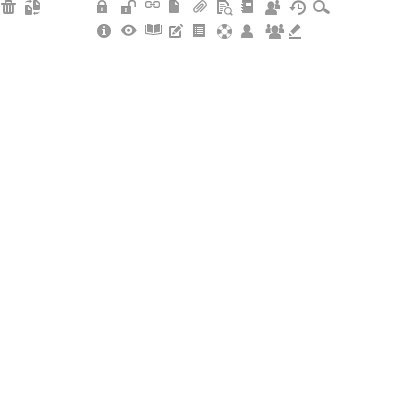
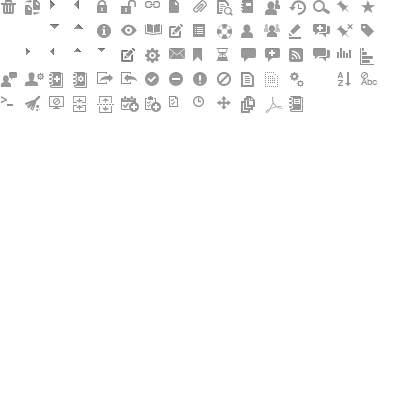
Revision of a layered 400px x 400px image; what changed, layer by layer:
added layer "Note Book copy 2" in group "group" over [289, 96, 303, 112]
painted on "Shape 145 copy 2" (1st of 2, in "group") over [266, 25, 281, 39]
added layer "unstick" above "stick" over [336, 24, 353, 38]
added layer "create forum" above "forum" over [313, 24, 330, 38]
added layer "forum" above "RSS" over [313, 48, 330, 62]
added layer "create topic" above "topic" over [265, 48, 280, 62]
added layer "topic" above "pending" over [241, 48, 256, 62]
added layer "setting" above "edit" over [145, 48, 160, 63]
added layer "add category" above "admin" over [49, 72, 63, 88]
added layer "admin" above "Shape 147" over [24, 72, 44, 86]
added layer "Shape 147" above "Shape 122" over [265, 96, 283, 113]
added layer "Shape 122" above "Shape 180" over [241, 96, 255, 113]
added layer "Shape 180" above "Shape 179 copy 4" over [217, 95, 231, 110]
added layer "Shape 179 copy 4" above "poll" over [0, 72, 17, 87]
added layer "poll" above "views" over [360, 48, 374, 65]
added group "censor kewords" with 16 layers above "sort" over [1, 72, 377, 112]
added group "create event" with 9 layers in group "censor kewords" over [121, 96, 205, 112]
added group "create task" with 5 layers in group "create event" over [145, 96, 205, 112]
added layer "Calendar Mini Icon copy" in group "create event" over [121, 96, 136, 110]
added layer "pruning" in group "censor kewords" over [25, 95, 41, 111]
added layer "more action" above "hide" over [289, 72, 304, 87]
added layer "Shape 178" above "Shape 178 copy" over [168, 72, 183, 86]
added layer "manage" above "split" over [73, 72, 87, 88]
added layer "split" above "Layer 2" over [97, 96, 114, 113]
…and 39 more changes (37 added, 2 opacity, 2 painted)
